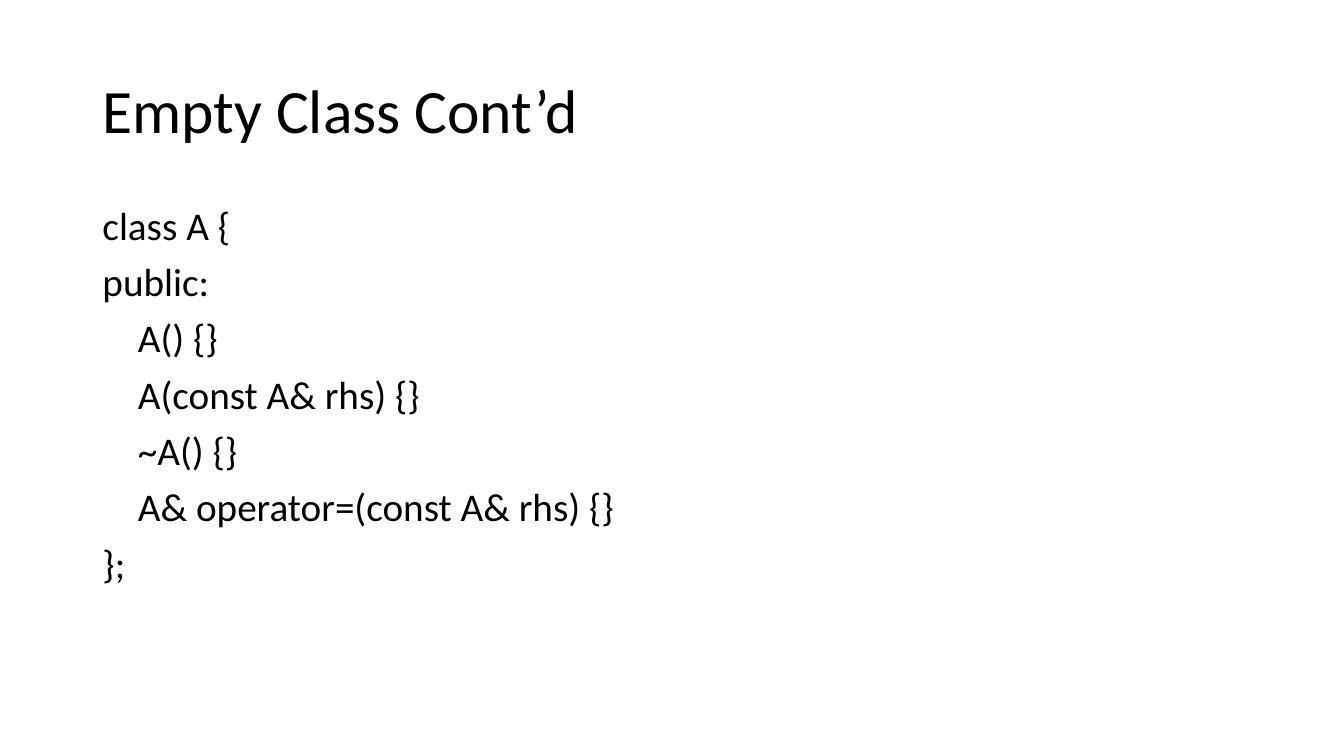
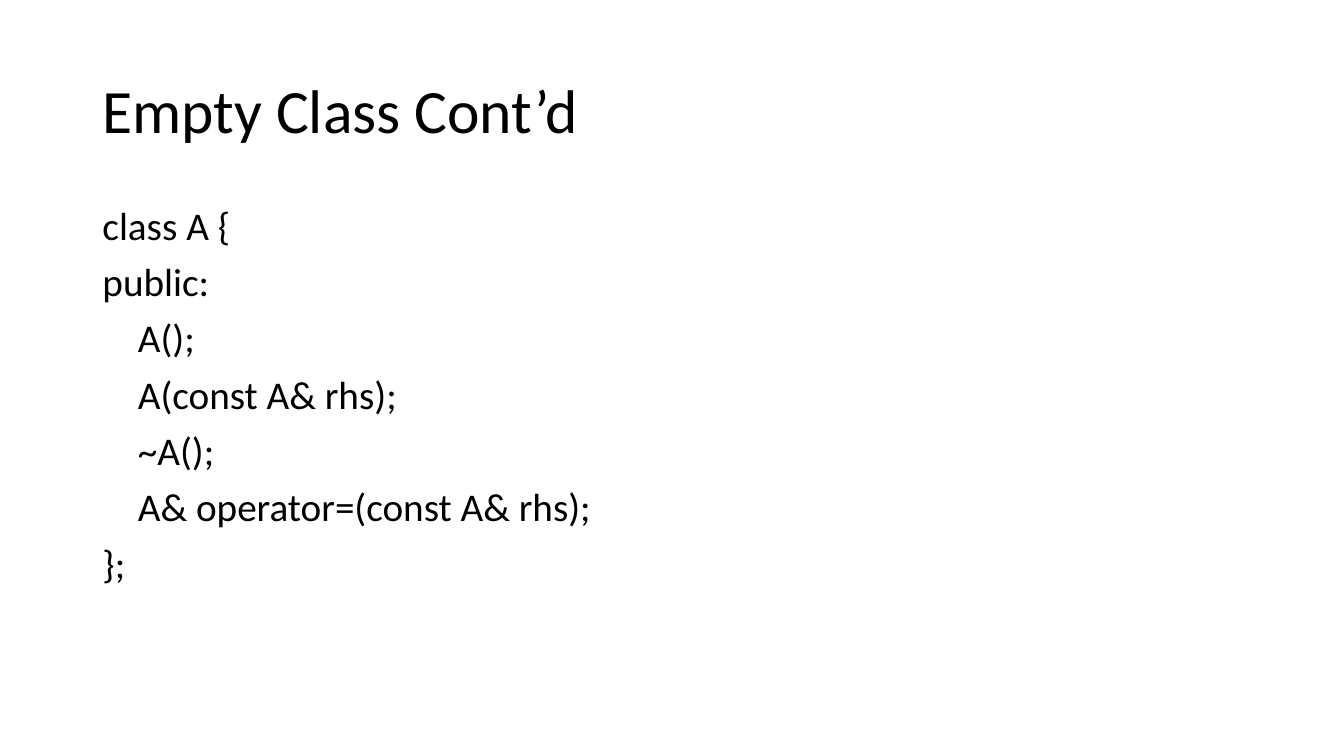
Before and after one commit to winniegy/MyPublic, a slide deck: slide 4 of cppTechniques/C++ Techniques 01.pptx. Drawn at 1344x756 pixels with LibreOffice and Linux fonts; fonts in the diff are those of the drawing. Boxes give left, top, right and bottom in pixels: in the first picture for what was removed or moved away, otherwise in the second. Text is boxed around its words. In the diff, an @@ line names an element or a change of style, - is before the commit and + after.

```diff
--- a/cppTechniques/C++ Techniques 01.pptx
+++ b/cppTechniques/C++ Techniques 01.pptx
@@ text at [138,323,591,528]: text changed @@
-A() {}
-A(const A& rhs) {}
-~A() {}
-A& operator=(const A& rhs) {}
+A();
+A(const A& rhs);
+~A();
+A& operator=(const A& rhs);
```
Also in this commit, not shown: 2 other slides changed, 28 slides added, 21 other files.
